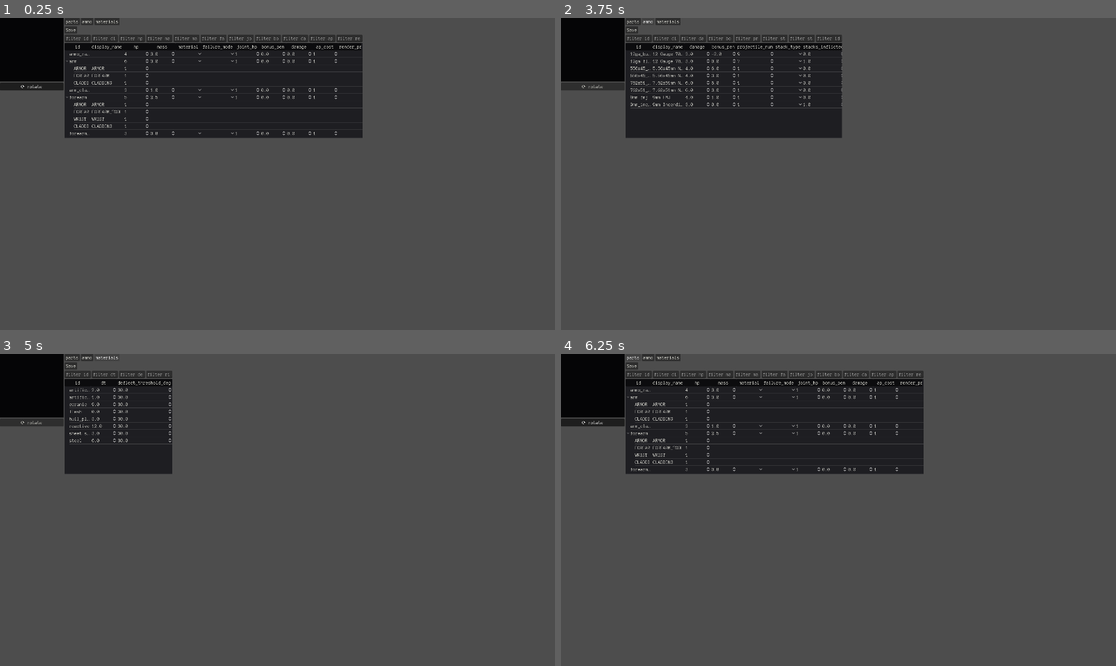
Above: before the commit, frames 1-4 (two rows, left to right).
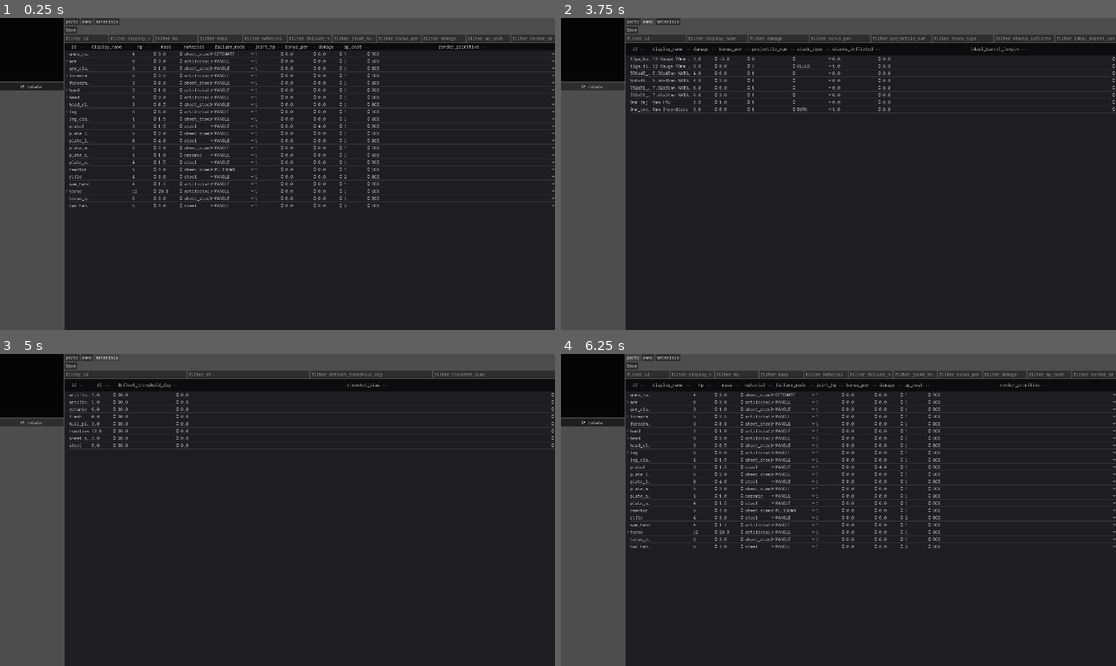
Above: after the commit, the same moments.

Repository: NotUserFriendly/HulkBreakers
Game: Godot game, scene res://src/resource_editor/resource_editor.tscn
Two runs of this game, one before a commit and one after it. Both use one fixed random seed, a clock stepped at 60 frames per second and the inputs below. This scene is started directly instead of the project's main scene.
Inputs (mouse positions are in pixels of both pictures, inside the frame that each line leads up to):
- Up to frame 1 (0.25 s): no input
- Up to frame 2 (3.75 s): click (638, 39) at 0.52 s; type "12" at 0.6 s; click "⟳ rotate" at 1.25 s; click "parts" at 2 s; click (638, 39) at 2.77 s; type "12" at 2.85 s; click "ammo" at 3.5 s
- Up to frame 3 (5 s): click "materials" at 4.25 s
- Up to frame 4 (6.25 s): click "⟳ rotate" at 5 s; click "parts" at 5.75 s

The runs differ from the first frame. In frame 1, 66% of the frame differs, in the area x 11-100%, y 5-100%; in frame 2, 72%; in frame 3, 77%; in frame 4, 67%.

Commit message:
Fix Resource Editor: layout never resized, columns wouldn't drag, preview mis-framed
All found and verified by actually launching the tool (godot --display-driver x11) and
screenshotting it, not just headless property assertions:

- set_anchors_preset() preserves a Control's CURRENT screen rect by solving
  for new offsets around the new anchors — a no-op-looking fill only when
  called before the node has a parent (BattleScene/BuilderScene's
  theme_root pattern). Called in this scene's own _ready(), where self is
  already parented at the real viewport size, it computed offset_right =
  -viewport_width to keep the control pinned at its pre-anchor (0,0) rect:
  the whole tool never actually resized. set_anchors_and_offsets_preset()
  forces the offsets to zero unconditionally.
- Every column had expand=true, which fights (and reverts) a manual
  header-boundary drag every layout pass. Only the last column expands now;
  every earlier one is a genuinely fixed, user-resizable width.
- The sort symbol's width changed the header (and every column after it)
  the moment a sort toggled — now a same-width placeholder ("··") always
  reserves the space.
- CELL_MODE_CUSTOM cells (material/failure_mode/stack_type/render_primitive)
  showed no value text at all: set_cell_mode() clears whatever text was set
  before it, and set_text() was running first.
- Rows with children now start collapsed.
- The preview rendered every part in Unit.is_downed()'s "down" pose (a 90°
  rotation) because nothing ever docked a matrix — fixed with a throwaway,
  invisible carrier that hosts one. The camera also used a single fixed
  target, which only worked for torso (the one part with its own baked-in
  world elevation); it now re-frames on whatever HitVolumeView actually
  drew, scaled to that geometry's own bounding size.

Diff:
--- a/src/resource_editor/resource_editor.gd
+++ b/src/resource_editor/resource_editor.gd
@@ -30,6 +30,34 @@
 const METADATA_MIN_HEIGHT := 160
 ## radians/sec — B1: "slowly rotating."
 const ROTATE_SPEED := 0.5
+const COLUMN_MIN_WIDTH := 90
+## C1: the sort symbol's own placeholder — reserving the SAME width when
+## a column isn't sorted keeps every header's own width constant whether
+## or not it currently carries a real "#▲"-style symbol. Without this, a
+## header visibly grows/shrinks (and every column after it visibly
+## shifts) the moment a sort toggles on or off.
+const SORT_SYMBOL_PLACEHOLDER := "··"
+## B1: "the preview is what the game will render." Only `torso` (the
+## reference humanoid's actual ROOT) carries its own baked-in world
+## elevation (docs/01's ROOT_ELEVATION) — every other part's own volume
+## is authored relative to wherever ITS socket would normally place it,
+## so a bare pistol or plate previewed alone renders down near world
+## origin while torso renders up around y=1.5. No single fixed camera
+## frames both, so the camera re-centers on whatever actually rendered
+## (`_frame_preview_camera`) instead of a guessed constant target — this
+## is only the FALLBACK for the empty case (nothing selected yet).
+const PREVIEW_CAMERA_TARGET := Vector3.ZERO
+## Camera DIRECTION relative to whatever it's currently framing — the
+## distance along it scales with the framed geometry's own size
+## (`_frame_preview_camera`), so a small pistol and a big torso both
+## read as reasonably "zoomed in" instead of one dwarfing the frame and
+## the other vanishing into it.
+const PREVIEW_CAMERA_DIRECTION := Vector3(0.0, 0.4, 0.8)
+## Tuned against the reference torso's own bounding radius (~0.45m) to
+## match the framing already confirmed to look right there.
+const PREVIEW_CAMERA_DISTANCE_FACTOR := 2.0
+const PREVIEW_CAMERA_MIN_RADIUS := 0.15
+const PREVIEW_PIVOT_Y_OFFSET := 0.25
 ## C4: nested child-row column sets — a socket's own [socket_type, id,
 ## joint_hp] (the taskblock's own worked example) and a dt_curve point's
 ## own [thickness, dt] (its other one). Both fit inside whatever column
@@ -48,6 +76,7 @@
 var preview_viewport: SubViewport
 var preview_pivot: Node3D
 var preview_view: HitVolumeView
+var preview_camera: Camera3D
 var rotate_button: Button
 var metadata_panel: RichTextLabel
 var filter_row: HBoxContainer
@@ -96,11 +125,22 @@
 func _ready() -> void:
 	theme_root = self
 	theme = HulkTheme.build()
-	set_anchors_preset(Control.PRESET_FULL_RECT)
+	# NOT set_anchors_preset(): that call preserves the control's CURRENT
+	# screen rect by solving for new offsets around the new anchors — a
+	# no-op-looking fill only when called on a node that has no parent
+	# YET (BattleScene/BuilderScene's theme_root pattern: anchors set
+	# before add_child). Called here, in this scene's OWN _ready(), self
+	# is already parented at the real viewport size, so that formula
+	# computes a large NEGATIVE offset (offset_right = -viewport_width)
+	# to keep the control pinned at its pre-anchor (0,0) rect — the
+	# window resize this scene exists to prove never took effect at all.
+	# set_anchors_AND_offsets_preset() forces the offsets to zero
+	# unconditionally, actually filling the parent now.
+	set_anchors_and_offsets_preset(Control.PRESET_FULL_RECT)
 	mouse_filter = Control.MOUSE_FILTER_IGNORE
 
 	var root_layout := HBoxContainer.new()
-	root_layout.set_anchors_preset(Control.PRESET_FULL_RECT)
+	root_layout.set_anchors_and_offsets_preset(Control.PRESET_FULL_RECT)
 	add_child(root_layout)
 
 	left_column = VBoxContainer.new()
@@ -175,15 +215,22 @@
 	preview_viewport.add_child(WorldPalette.world_environment())
 	preview_viewport.add_child(WorldPalette.directional_light())
 
-	var camera := Camera3D.new()
+	preview_camera = Camera3D.new()
 	# `look_at()` needs a live tree to resolve a Node3D's global transform
 	# against — must run AFTER `add_child`, not before (a Camera3D not
 	# yet inside the SceneTree fails an internal engine check here).
-	preview_viewport.add_child(camera)
-	camera.position = Vector3(0.0, 1.0, 2.2)
-	camera.look_at(Vector3(0.0, 0.9, 0.0), Vector3.UP)
+	preview_viewport.add_child(preview_camera)
+	preview_camera.position = PREVIEW_CAMERA_TARGET + PREVIEW_CAMERA_DIRECTION
+	preview_camera.look_at(PREVIEW_CAMERA_TARGET, Vector3.UP)
 
 	preview_pivot = Node3D.new()
+	# HitVolumeView always draws its own ground team-marker disc at the
+	# unit's own cell origin (y≈0) alongside the part — raising the WHOLE
+	# pivot lifts both together, but also lifts the disc mostly out of
+	# frame (the camera target sits above it, per PREVIEW_CAMERA_TARGET)
+	# instead of sharing the same visual space as the part and z-fighting
+	# with whatever of its geometry sits low.
+	preview_pivot.position.y = PREVIEW_PIVOT_Y_OFFSET
 	preview_viewport.add_child(preview_pivot)
 
 	preview_view = HitVolumeView.new()
@@ -311,8 +358,14 @@
 	var columns: Array[StringName] = ResourceEditorColumns.columns_for(current_type)
 	table.columns = columns.size()
 	for i in range(columns.size()):
-		table.set_column_expand(i, true)
-		table.set_column_custom_minimum_width(i, 90)
+		# Only the LAST column claims leftover width — every earlier one
+		# is a fixed, genuinely user-draggable width. Godot's Tree keeps
+		# recomputing an `expand=true` column's width from its stretch
+		# ratio on every layout pass, which fights (and silently
+		# reverts) a manual header-boundary drag; a non-expand column's
+		# width is exactly what the user last set it to.
+		table.set_column_expand(i, i == columns.size() - 1)
+		table.set_column_custom_minimum_width(i, COLUMN_MIN_WIDTH)
 
 	for child: Node in filter_row.get_children():
 		filter_row.remove_child(child)
@@ -338,14 +391,14 @@
 	var columns: Array[StringName] = ResourceEditorColumns.columns_for(current_type)
 	for i in range(columns.size()):
 		var column: StringName = columns[i]
-		var title: String = String(column)
+		var symbol: String = SORT_SYMBOL_PLACEHOLDER
 		if column == sort_column:
 			var kind_symbol: String = (
 				"#" if ResourceEditorColumns.is_numeric(current_type, column) else "A"
 			)
 			var direction_symbol: String = "▲" if sort_ascending else "▼"
-			title = "%s %s%s" % [title, kind_symbol, direction_symbol]
-		table.set_column_title(i, title)
+			symbol = "%s%s" % [kind_symbol, direction_symbol]
+		table.set_column_title(i, "%s %s" % [column, symbol])
 
 
 ## C1: "click cycles sort modes: none -> ascending -> descending -> none."
@@ -400,6 +453,11 @@
 			_add_socket_rows(row as Part, item)
 		elif row is MaterialEntry:
 			_add_curve_rows(row as MaterialEntry, item)
+		# Sub-items start collapsed — expanding is an explicit ask, not
+		# the default state of a table with 20+ rows, most of which have
+		# children.
+		if item.get_child_count() > 0:
+			item.collapsed = true
 
 
 func _add_row_item(
@@ -411,8 +469,8 @@
 	for i in range(columns.size()):
 		var column: StringName = columns[i]
 		var value: Variant = resource.get(column)
-		item.set_text(i, str(value))
 		if not ResourceEditorColumns.is_editable(column):
+			item.set_text(i, str(value))
 			continue
 		if ResourceEditorColumns.is_numeric(current_type, column):
 			item.set_cell_mode(i, TreeItem.CELL_MODE_RANGE)
@@ -423,10 +481,15 @@
 			# C3: a StringName field (material/failure_mode/stack_type/
 			# render_primitive, ...) edits through a suggestion popup
 			# only, never free text — steering away from a typo the
-			# validator would just reject anyway.
+			# validator would just reject anyway. set_cell_mode() MUST
+			# run before set_text() — changing cell mode clears whatever
+			# text was already there, so a CUSTOM cell set up in the
+			# other order shows the popup arrow with no value at all.
 			item.set_cell_mode(i, TreeItem.CELL_MODE_CUSTOM)
+			item.set_text(i, str(value))
 		else:
 			item.set_cell_mode(i, TreeItem.CELL_MODE_STRING)
+			item.set_text(i, str(value))
 		item.set_editable(i, true)
 	return item
 
@@ -786,5 +849,55 @@
 	# DataLibrary duplicate — B1's "the preview is what the game will
 	# render" extends to a still-being-tuned value too.
 	var part: Part = _selected_resource as Part
-	var unit := Unit.new(Matrix.new(), Shell.new(part), Vector2i.ZERO)
+	# Unit.is_downed() (docs/10 taskblock03 G) is true whenever NOTHING in
+	# the shell hosts a docked matrix — true for nearly every previewed
+	# part (a plate, a weapon, even torso/head on their own, since
+	# nothing here ever docks one), and HitVolumeView then renders the
+	# whole thing through Poses.down(): a 90° rotation around the root
+	# socket that swaps the part's own "up" for "forward". A preview
+	# pane showing every part lying on its side is not "what the game
+	# will render" for a standing unit. Fixed by mounting `part` under a
+	# throwaway, invisible (empty volume, never drawn) carrier that DOES
+	# host a docked matrix — `is_downed()` reads false, the down-pose
+	# never applies, and the carrier itself contributes nothing to what's
+	# drawn. Direct socket assignment (not PartGraph.attach) deliberately
+	# skips attaches_to matching: this mount is cosmetic scaffolding, not
+	# a real attachment `part`'s own data should ever reflect.
+	var carrier := Part.new()
+	carrier.sockets = [Socket.new(&"MATRIX")]
+	carrier.dock_matrix(Matrix.new())
+	var mount := Socket.new(&"__preview_mount", Transform3D.IDENTITY)
+	mount.occupant = part
+	carrier.sockets.append(mount)
+	var unit := Unit.new(carrier.hosted_matrix, Shell.new(carrier), Vector2i.ZERO)
 	preview_view.setup(unit, DataLibrary.material_table())
+	_frame_preview_camera()
+
+
+## Re-centers the camera on whatever `preview_view` actually just drew,
+## at a distance scaled to its own bounding size — see
+## PREVIEW_CAMERA_TARGET's own comment for why a single fixed target
+## can't work across every part's own authored volume.
+func _frame_preview_camera() -> void:
+	var combined: AABB
+	var has_any := false
+	# `preview_view.get_children()` also includes the team-marker disc
+	# and facing wedge — always at the unit's own cell origin, never
+	# where the part itself sits — which would pull the frame back down
+	# toward y≈0 for an elevated part like torso. `_meshes_by_part` is
+	# HitVolumeView's own record of exactly the geometry a PART actually
+	# owns (docs/10 taskblock05 C: built for hover-highlighting, but the
+	# exact same "which meshes are the part's own" answer this needs).
+	for meshes: Array in preview_view._meshes_by_part.values():
+		for mesh_instance: MeshInstance3D in meshes:
+			var world_aabb: AABB = mesh_instance.global_transform * mesh_instance.get_aabb()
+			combined = world_aabb if not has_any else combined.merge(world_aabb)
+			has_any = true
+	var center: Vector3 = combined.get_center() if has_any else PREVIEW_CAMERA_TARGET
+	var radius: float = (
+		maxf(combined.size.length() / 2.0, PREVIEW_CAMERA_MIN_RADIUS) if has_any else 0.5
+	)
+	preview_camera.position = (
+		center + PREVIEW_CAMERA_DIRECTION * radius * PREVIEW_CAMERA_DISTANCE_FACTOR
+	)
+	preview_camera.look_at(center, Vector3.UP)
--- a/test/unit/view/test_resource_editor_layout.gd
+++ b/test/unit/view/test_resource_editor_layout.gd
@@ -95,7 +95,10 @@
 	scene._refresh_preview()
 
 	assert_not_null(scene.preview_view.unit)
-	assert_eq(scene.preview_view.unit.shell.root.id, &"torso")
+	# The root is a throwaway matrix-hosting carrier (so Unit.is_downed()
+	# reads false and the preview never renders lying down) — the part
+	# itself is mounted a level below it, not the root.
+	assert_not_null(scene.preview_view.unit.shell.find_part(&"torso"))
 
 
 ## B1: only Parts have spatial geometry — an ammo/material selection
--- a/test/unit/view/test_resource_editor_table.gd
+++ b/test/unit/view/test_resource_editor_table.gd
@@ -84,14 +84,22 @@
 	assert_true(scene.table.get_column_title(hp_column).contains("▼"))
 
 
-func test_unsorted_columns_carry_no_symbol() -> void:
+## The placeholder is ALWAYS present (reserving the same width whether or
+## not a column is sorted) — only the real "#▲"-style symbol is
+## conditional on being the active sort column.
+func test_unsorted_columns_carry_the_placeholder_not_a_real_symbol() -> void:
 	var scene := ResourceEditorScene.new()
 	add_child_autofree(scene)
 	var hp_column: int = ResourceEditorColumns.columns_for(DataLibrary.TYPE_PARTS).find(&"hp")
 	var mass_column: int = ResourceEditorColumns.columns_for(DataLibrary.TYPE_PARTS).find(&"mass")
 
 	scene._on_column_title_clicked(hp_column, MOUSE_BUTTON_LEFT)
-	assert_eq(scene.table.get_column_title(mass_column), "mass")
+	assert_eq(
+		scene.table.get_column_title(mass_column),
+		"mass %s" % ResourceEditorScene.SORT_SYMBOL_PLACEHOLDER
+	)
+	assert_false(scene.table.get_column_title(mass_column).contains("▲"))
+	assert_false(scene.table.get_column_title(mass_column).contains("▼"))
 
 
 ## C2: "a filter input under each column header... rows update live."
